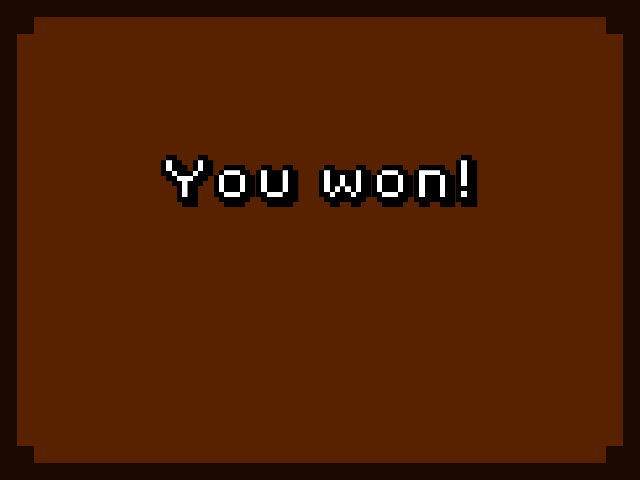
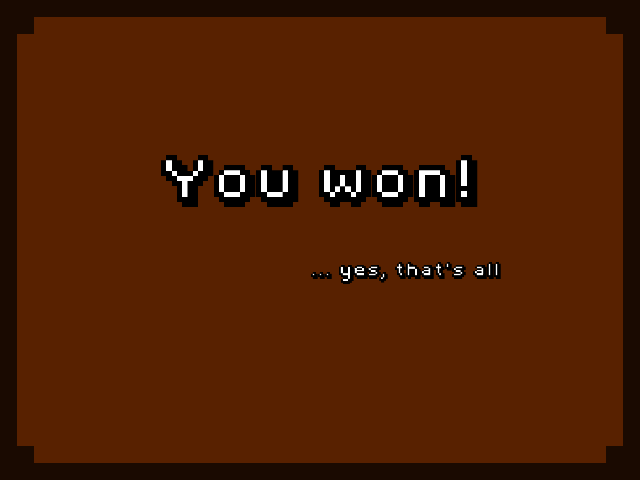
The second w=640, h=480 image is a revision of the first. Changes to its layers:
added layer "... yes, that's all" above "Warstwa #1" over (x1=311, y1=262, x2=501, y2=284)
added layer "Warstwa #1" above "Wklejona warstwa" over (x1=312, y1=262, x2=498, y2=282)
